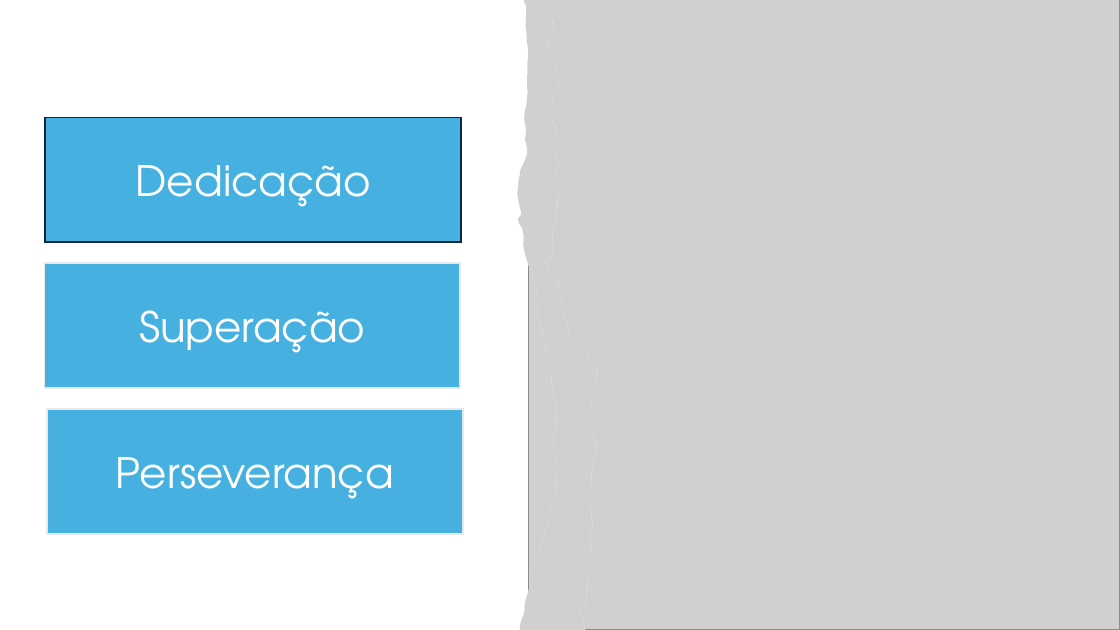
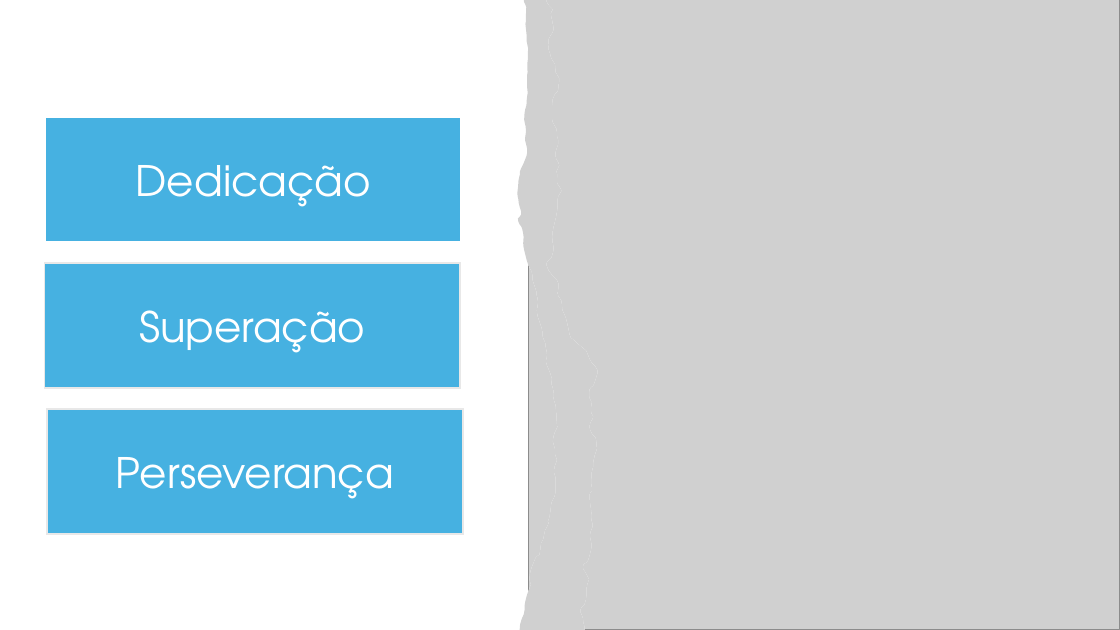
Before and after one commit to VitorAlmeida01/FlashApp, a slide deck: slide 5 of Projeto Individual/Documentação/Apresentação FlashApp.pptx. Drawn at 1120x630 pixels with LibreOffice and Linux fonts; fonts in the diff are those of the drawing; grey boxes stand for pictures. Boxes give left, top, right and bottom in pixels: in the first picture for what was removed or moved away, otherwise in the second. Text is boxed around its words. In the diff, an @@ line names an element or a change of style, - is before the commit and + after.

```diff
--- a/Projeto Individual/Documentação/Apresentação FlashApp.pptx
+++ b/Projeto Individual/Documentação/Apresentação FlashApp.pptx
@@ rectangle "Dedicação" at (x1=45, y1=118, x2=461, y2=242): outline #092A39 1.5 pt to #FFFFFF 1.5 pt @@
```
Also in this commit, not shown: 2 slides added, 6 other files.
